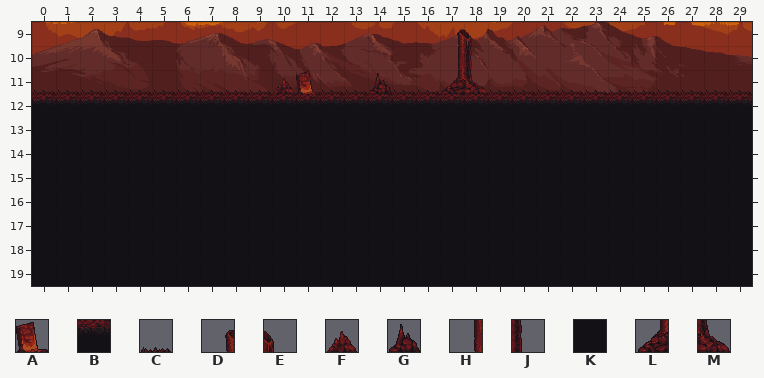
Tiled map -- assets/tiled/level_1.tmx. The picture above was drawn from the file before the commit.
Cells are 32x32 px. Shown: x 0..29, y 9..19.
Key: from "hell": A 13, B 52, C 111, D 115, E 116, F 128, G 130, H 132, J 133, K 144, L 149, M 150.
_ is an empty cell.
Layers that did not change in this view are not listed.
Layer "ground" before, first column x 0:
 9 _________________DE___________
10 _________________HJ___________
11 CCCCCCCCCCFACCGCCLMCCCCCCCCCCC
12 BBBBBBBBBBBBBBBBBBBBBBBBBBBBBB
13 KKKKKKKKKKKKKKKKKKKKKKKKKKKKKK
14 KKKKKKKKKKKKKKKKKKKKKKKKKKKKKK
15 KKKKKKKKKKKKKKKKKKKKKKKKKKKKKK
16 KKKKKKKKKKKKKKKKKKKKKKKKKKKKKK
17 KKKKKKKKKKKKKKKKKKKKKKKKKKKKKK
18 KKKKKKKKKKKKKKKKKKKKKKKKKKKKKK
19 KKKKKKKKKKKKKKKKKKKKKKKKKKKKKK
After:
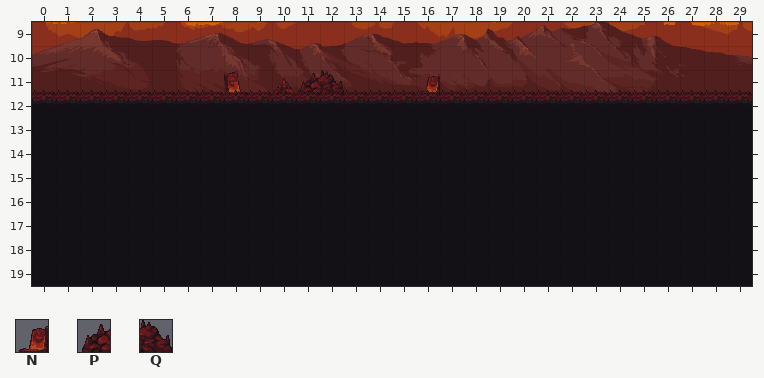
Further tiles: from "hell": N 30, P 146, Q 147.
Tiles of an added or newly shown layer are drawn over the layers below it.
The exact change:
Changed rows in their new state; . is an unchanged cell.
Layer "env_back" (added):
first column x 8:
11 A..PQ...N
Layer "ground":
first column x 11:
 9 ......__
10 ......__
11 C..C..CC
